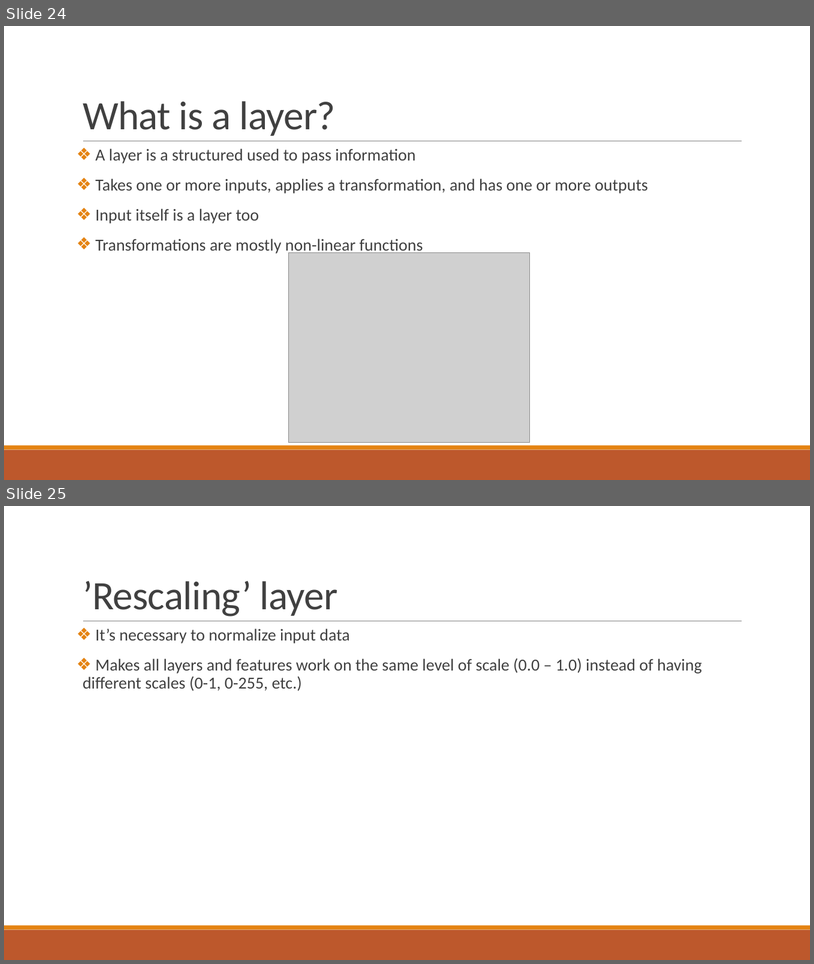
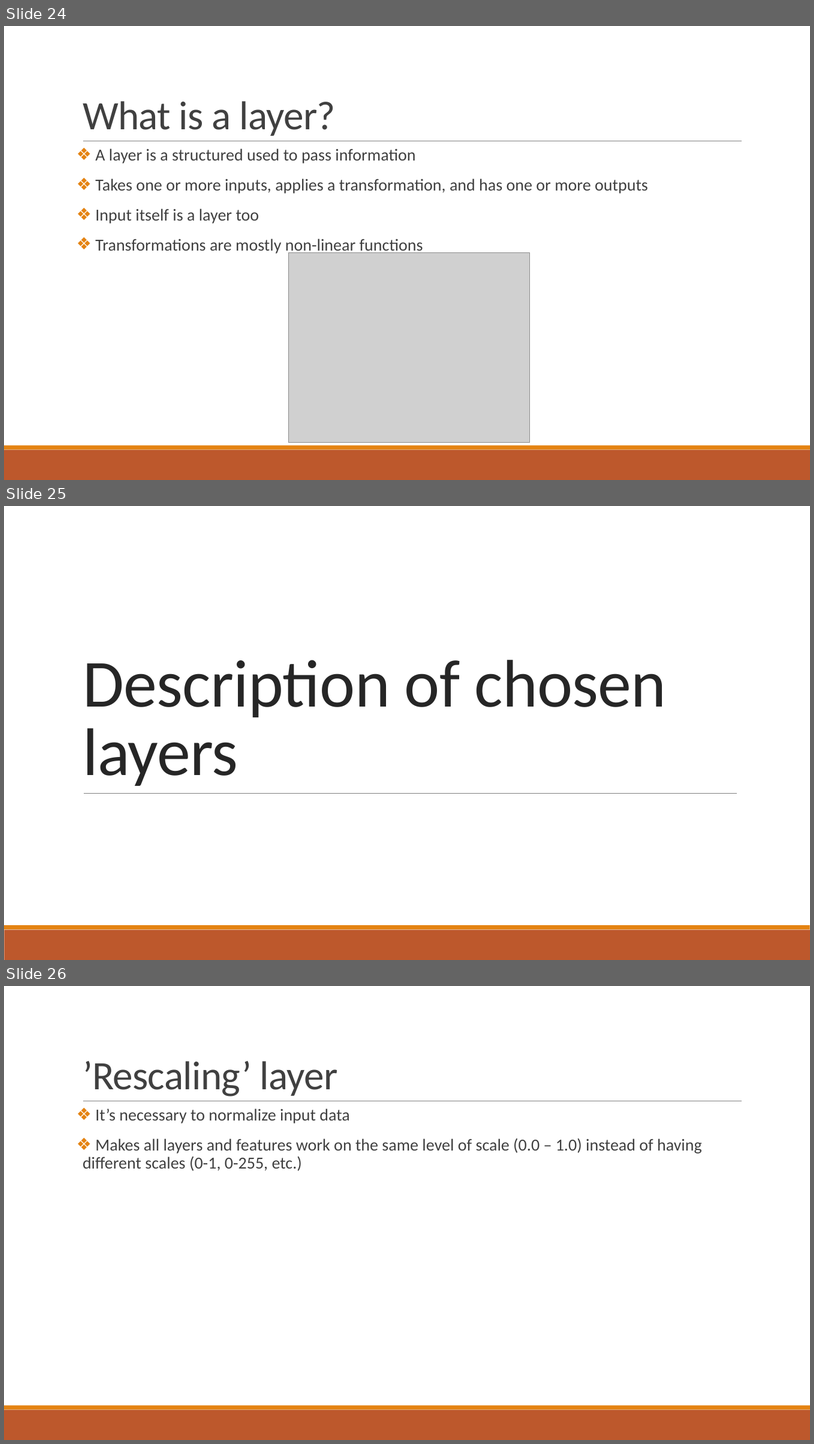
Before and after one commit to Stukeley/BIAI, a slide deck: doc/Klinowski Cisowski - Report.pptx. Shown one above the other, each under a label of ours: slides 24 and 25 before the commit, slides 24, 25 and 26 after it. The pictures are 814x964 and 814x1444 pixels, drawn with LibreOffice and Linux fonts; fonts in the diff are those of the drawing; grey boxes stand for pictures. Boxes give left, top, right and bottom in pixels: in the first picture for what was removed or moved away, otherwise in the second. Text is boxed around its words. In the diff, an @@ line names an element or a change of style, - is before the commit and + after.

```diff
--- a/doc/Klinowski Cisowski - Report.pptx
+++ b/doc/Klinowski Cisowski - Report.pptx
@@ slide 25 added at box(4, 506, 810, 960), background #FFFFFF; not listed: 2 template elements that a slide beside it also shows @@
@@ title added at box(83, 660, 666, 786), 80 pt, text #262626 @@
+Description of chosen layers
@@ line added from (84, 793) to (737, 793), #808080 0.5 pt @@
@@ what was slide 25 is now slide 26 @@
```
Also in this commit, not shown: 3 slides removed, 1 other file.
